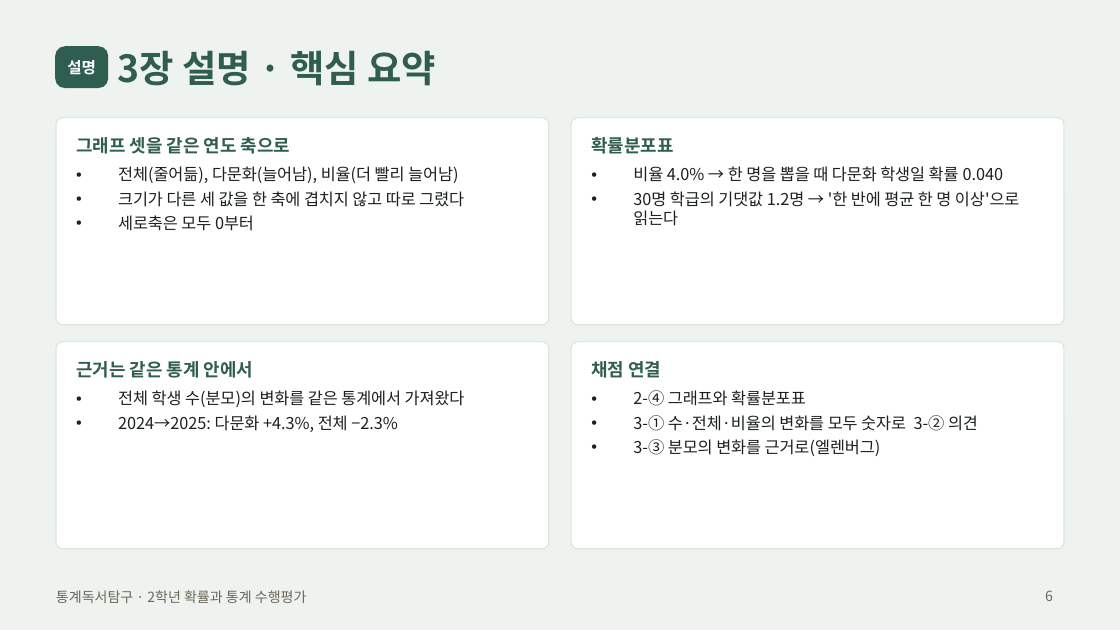
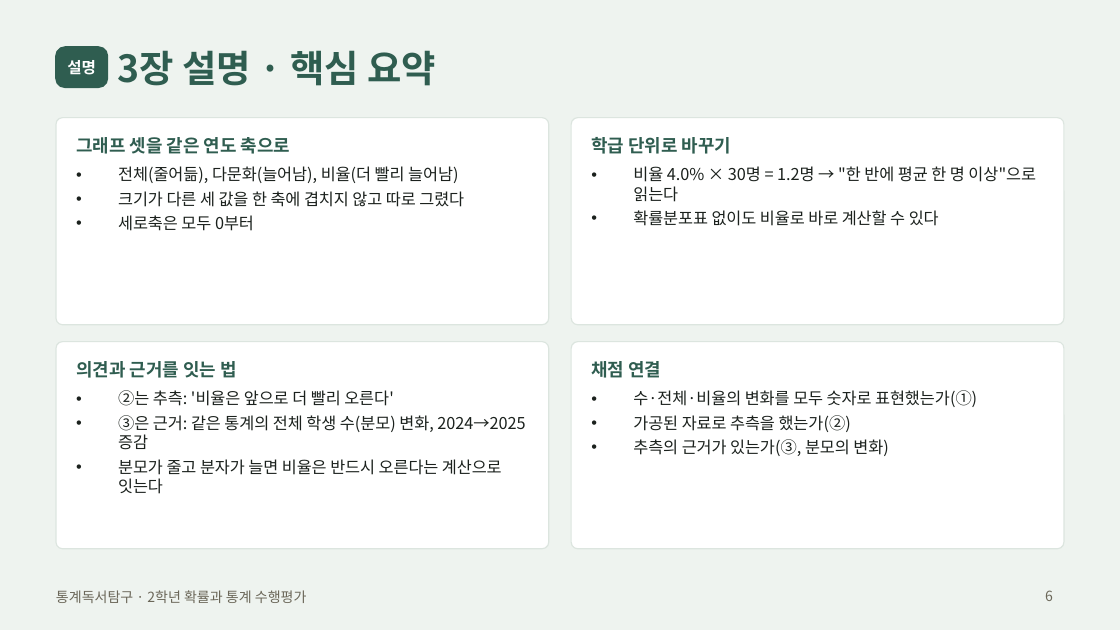
Before and after one commit to jaegeunsongsong/autobot, a slide deck: slide 6 of docs/2026-2학기-통계독서탐구-수행평가/발표예시-교육.pptx. Drawn at 1120x630 pixels with LibreOffice and Linux fonts; fonts in the diff are those of the drawing. Boxes give left, top, right and bottom in pixels: in the first picture for what was removed or moved away, otherwise in the second. Text is boxed around its words. In the diff, an @@ line names an element or a change of style, - is before the commit and + after.

```diff
--- a/docs/2026-2학기-통계독서탐구-수행평가/발표예시-교육.pptx
+++ b/docs/2026-2학기-통계독서탐구-수행평가/발표예시-교육.pptx
@@ text at box(591, 137, 731, 154): text changed @@
-확률분포표
+학급 단위로 바꾸기
@@ text at box(633, 166, 1036, 226): text changed @@
-• 비율 4.0% → 한 명을 뽑을 때 다문화 학생일 확률 0.040
-• 30명 학급의 기댓값 1.2명 → '한 반에 평균 한 명 이상'으로 읽는다
+• 비율 4.0% × 30명 = 1.2명 → "한 반에 평균 한 명 이상"으로 읽는다
+• 확률분포표 없이도 비율로 바로 계산할 수 있다
@@ text at box(76, 361, 236, 378): text changed @@
-근거는 같은 통계 안에서
+의견과 근거를 잇는 법
@@ text at box(118, 390, 525, 494): text changed @@
-• 전체 학생 수(분모)의 변화를 같은 통계에서 가져왔다
-• 2024→2025: 다문화 +4.3%, 전체 −2.3%
+• ②는 추측: '비율은 앞으로 더 빨리 오른다'
+• ③은 근거: 같은 통계의 전체 학생 수(분모) 변화, 2024→2025 증감
+• 분모가 줄고 분자가 늘면 비율은 반드시 오른다는 계산으로 잇는다
@@ text at box(633, 390, 977, 456): text changed @@
-• 2-④ 그래프와 확률분포표
-• 3-① 수·전체·비율의 변화를 모두 숫자로 3-② 의견
-• 3-③ 분모의 변화를 근거로(엘렌버그)
+• 수·전체·비율의 변화를 모두 숫자로 표현했는가(①)
+• 가공된 자료로 추측을 했는가(②)
+• 추측의 근거가 있는가(③, 분모의 변화)
```
Also in this commit, not shown: 7 other slides changed, 13 other files.
